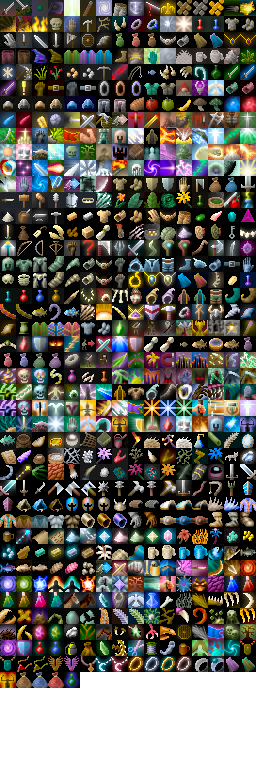
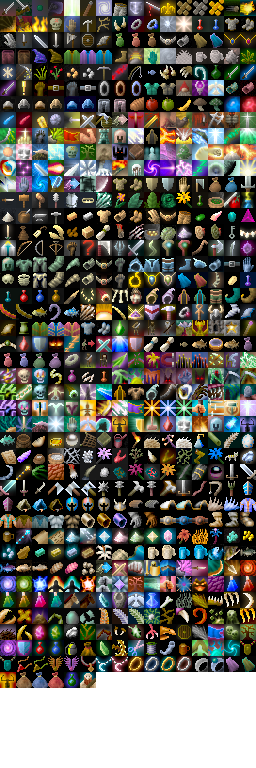
Layers edited between the first and the second 256x768 image:
painted on "Background" over [78, 672, 96, 689]
painted on "shade" over [80, 672, 96, 688]
